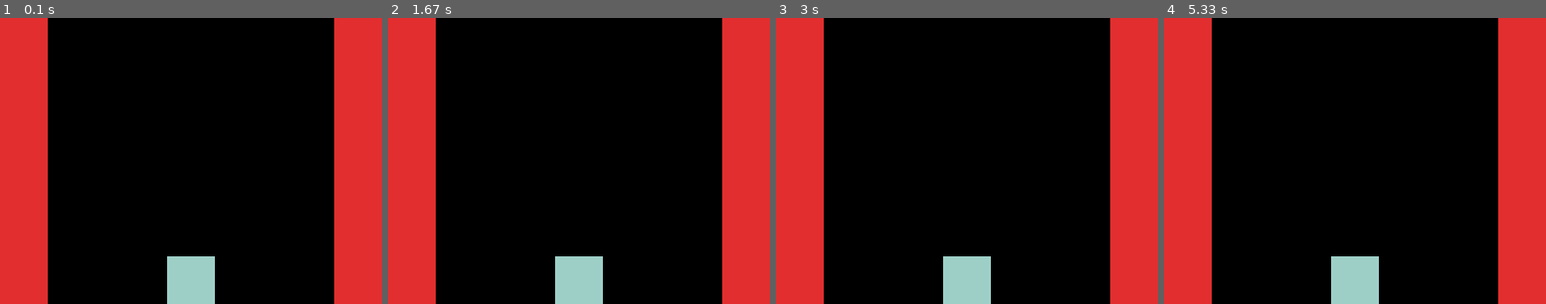
Above: before the commit, frames 1-4 (left to right).
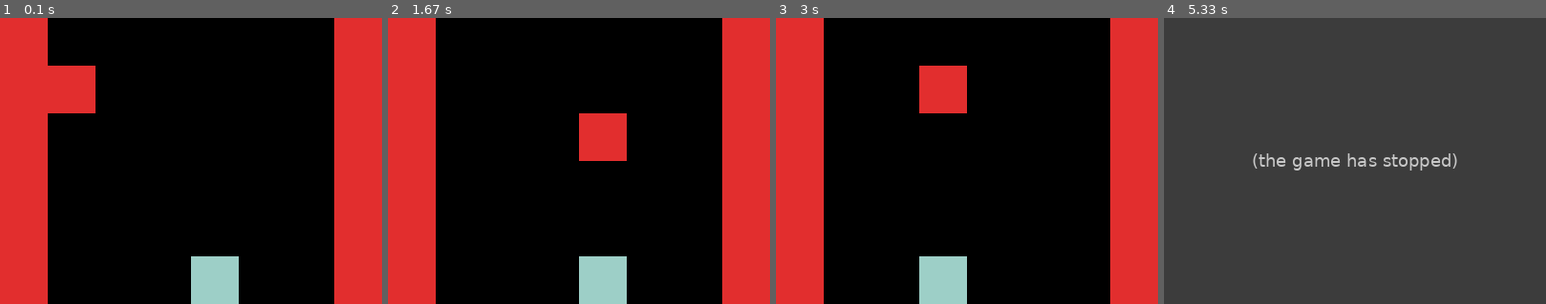
Above: after the commit, the same moments.

Repository: gunheekim90/pygame_avoid
Game: pygame game, started from jo_v1.py
Two runs of this game, one before a commit and one after it. Both use one fixed random seed, a clock stepped at 60 frames per second and the inputs below.
Inputs:
- Up to frame 1 (0.1 s): no input
- Up to frame 2 (1.67 s): no input
- Up to frame 3 (3 s): no input
- Up to frame 4 (5.33 s): no input

The runs differ from the first frame. In frame 1, 4.2% of the frame differs, in the area x 12-63%, y 16-100%; in frame 2, 4.2%; in frame 3, 4.2%; in frame 4, 100%, in the area x 0-100%, y 0-100%.
After the commit the program exited at 5.2 s; later frames show no game.

Commit message:
finished a basic version of the game

Diff:
--- a/jo_v1.py
+++ b/jo_v1.py
@@ -1,4 +1,6 @@
 import pygame
+import numpy
+import random
 
 # initializes all modules required for Pygame
 pygame.init()
@@ -9,24 +11,63 @@
 wall_color = (226,46,46)
 player_color = (157,207,199)
 player_s = 50
-player_x = window_length // 2 - player_s // 2
+player_x = window_length // 2
 player_y = window_height - player_s
+clock = pygame.time.Clock()
+block_rate = 5
+limit_left  = player_s
+limit_right = window_length-2*player_s
+frame_number = 0
+enemy_positions = numpy.arange(start=limit_left, stop=limit_right, step=player_s)
+enemy_x = numpy.random.choice(a=enemy_positions)
+enemy_y = 0
 
 # return value is a Surface object for graphical operations
 screen = pygame.display.set_mode((window_length,window_height))
 done = False
 
-pygame.draw.rect(screen,wall_color, pygame.Rect(0,0,50,window_height))
-pygame.draw.rect(screen,wall_color, pygame.Rect(window_length-50,0,50,window_height))
+def move_player(direction, player_x, player_s):
+	if direction == -1:
+		return player_x - player_s if player_x > limit_left else player_x
+	if direction == 0:
+		return player_x
+	if direction == 1:
+		return player_x + player_s if player_x < limit_right else player_x
 
 while not done:
 	# event.get() empties the event queue
 	for event in pygame.event.get():
 		if event.type == pygame.QUIT:
 			done = True
-		pygame.draw.rect(screen,player_color, pygame.Rect(player_x,player_y,player_s,player_s))
 
-	pressed = pygame.key.get_pressed()
-	if pressed[pygame.K_UP]: print("UP BUTTON PRESSED")
-	# required to show updates on the game screen
+	print("Frame Number (Score): {frame_number}".format(frame_number=frame_number))
+	# each turn the enemy block goes down one space
+	if enemy_y < window_height:
+		enemy_y = enemy_y + player_s
+	else:
+		enemy_y = 0
+		enemy_x = numpy.random.choice(a=enemy_positions)
+
+	# generate a random player move
+	player_x = move_player(random.randint(-1,1), player_x, player_s)
+	# fill the screen with black to 'reset' the screen
+	screen.fill((0,0,0))
+	# draw left boundary of the game screen
+	pygame.draw.rect(screen,wall_color, pygame.Rect(0,0,50,window_height))
+	# draw right boundary of the game screen
+	pygame.draw.rect(screen,wall_color, pygame.Rect(window_length-player_s,0,50,window_height))
+	# redraw the player block
+	pygame.draw.rect(screen,player_color, pygame.Rect(player_x,player_y,player_s,player_s))
+	# redraw the enemy block
+	pygame.draw.rect(screen,wall_color, pygame.Rect(enemy_x,enemy_y,player_s,player_s))
+	#increment the frame count
+	frame_number += 1
+
+	# check if enemy and player blocks have merged
+	if player_x == enemy_x and player_y == enemy_y:
+		print("GAME OVER")
+		done = True
+
 	pygame.display.flip()
+	# will block execution until 1/block_rate seconds have passed
+	clock.tick(block_rate)
